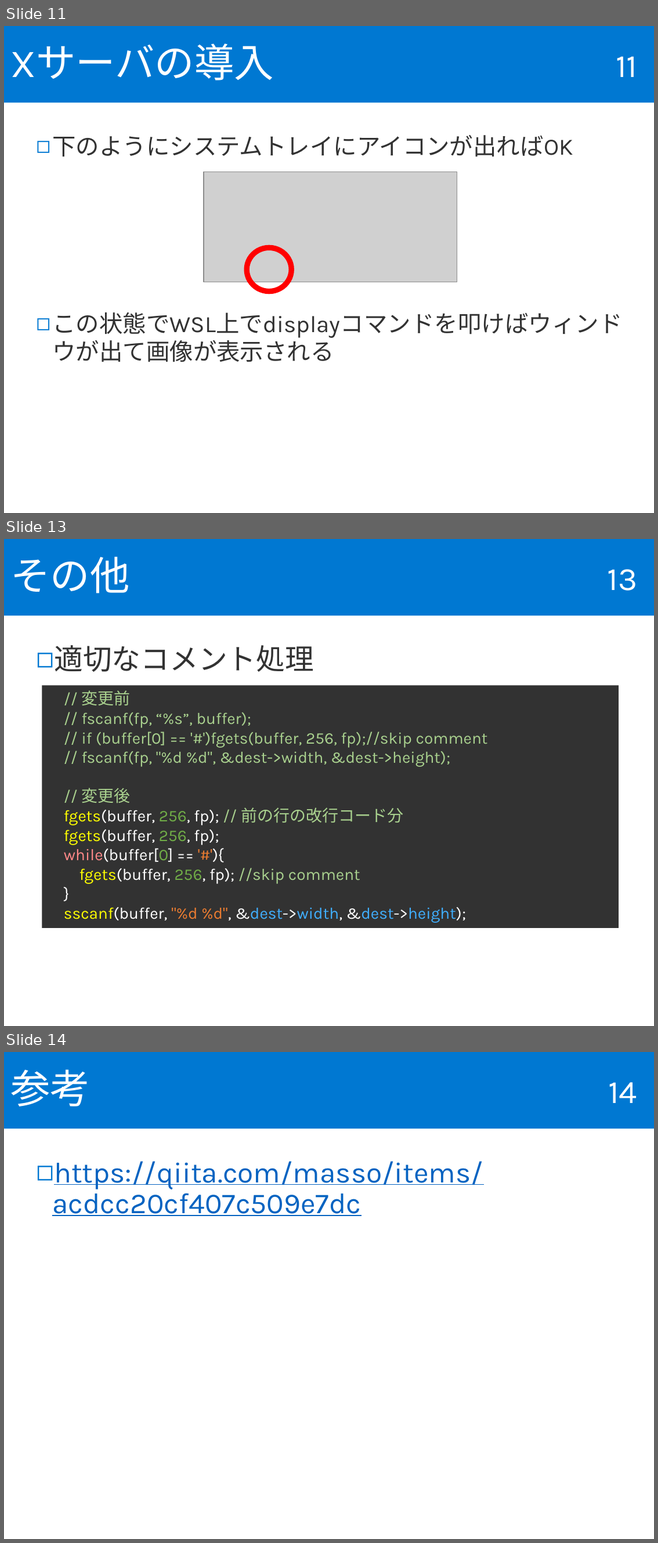
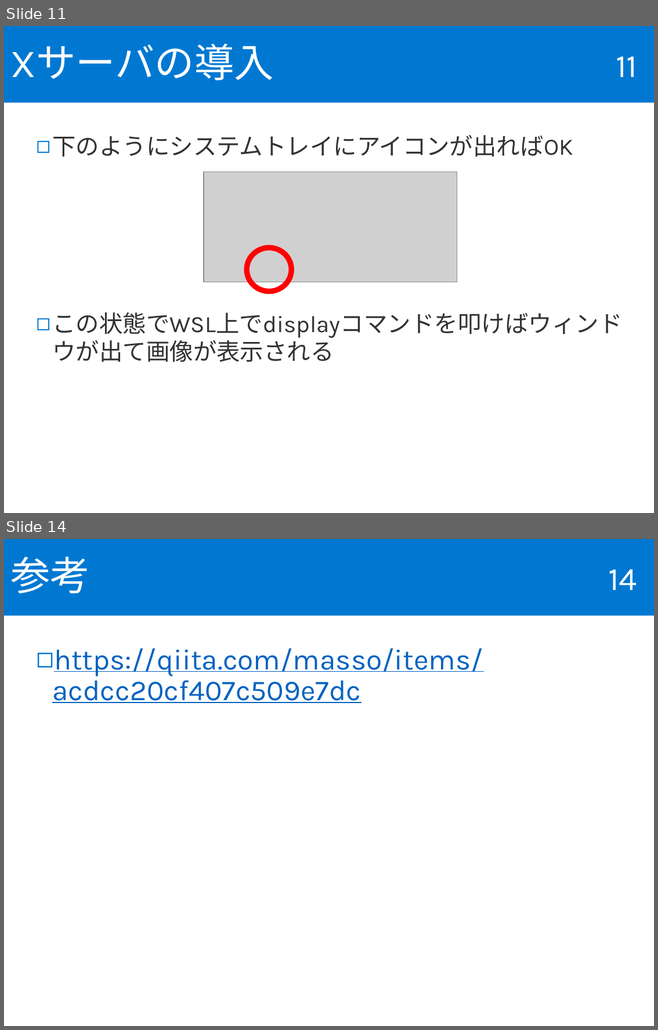
Before and after one commit to fukushimalab/advanced_programming, a slide deck: docs/advanced_programing_WSL.pptx. Shown one above the other, each under a label of ours: slides 11, 13 and 14 before the commit, slides 11 and 14 after it; the slides between them are not shown. The pictures are 658x1543 and 658x1030 pixels, drawn with LibreOffice and Linux fonts; fonts in the diff are those of the drawing; grey boxes stand for pictures. Boxes give left, top, right and bottom in pixels: in the first picture for what was removed or moved away, otherwise in the second. Text is boxed around its words. In the diff, an @@ line names an element or a change of style, - is before the commit and + after.

```diff
--- a/docs/advanced_programing_WSL.pptx
+++ b/docs/advanced_programing_WSL.pptx
@@ slide 13 removed at [4, 539, 654, 1026], background #FFFFFF @@
@@ title removed at [4, 539, 654, 616] @@
-その他
@@ page number removed at [607, 569, 637, 591] @@
-13
@@ text removed at [54, 645, 314, 672] @@
-◻ 適切なコメント処理
@@ rectangle removed at [42, 685, 618, 928] @@
-// 変更前
-// fscanf(fp, “%s”, buffer);
-// if (buffer[0] == '#')fgets(buffer, 256, fp);//skip comment
-// fscanf(fp, "%d %d", &dest->width, &dest->height);
-// 変更後
-fgets(buffer, 256, fp); // 前の行の改行コード分
-fgets(buffer, 256, fp);
-while(buffer[0] == '#'){
-fgets(buffer, 256, fp); //skip comment
-}
-sscanf(buffer, "%d %d", &dest->width, &dest->height);
```
Also in this commit, not shown: 2 slides changed, 1 slide added, 3 other files.
